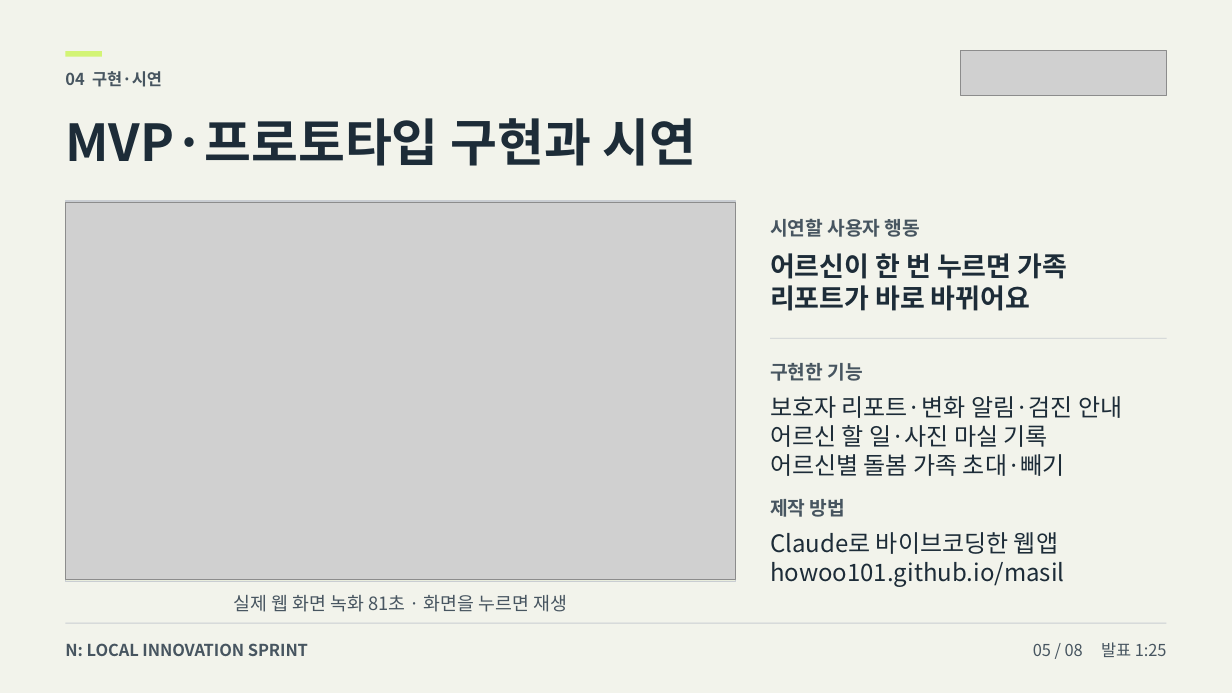
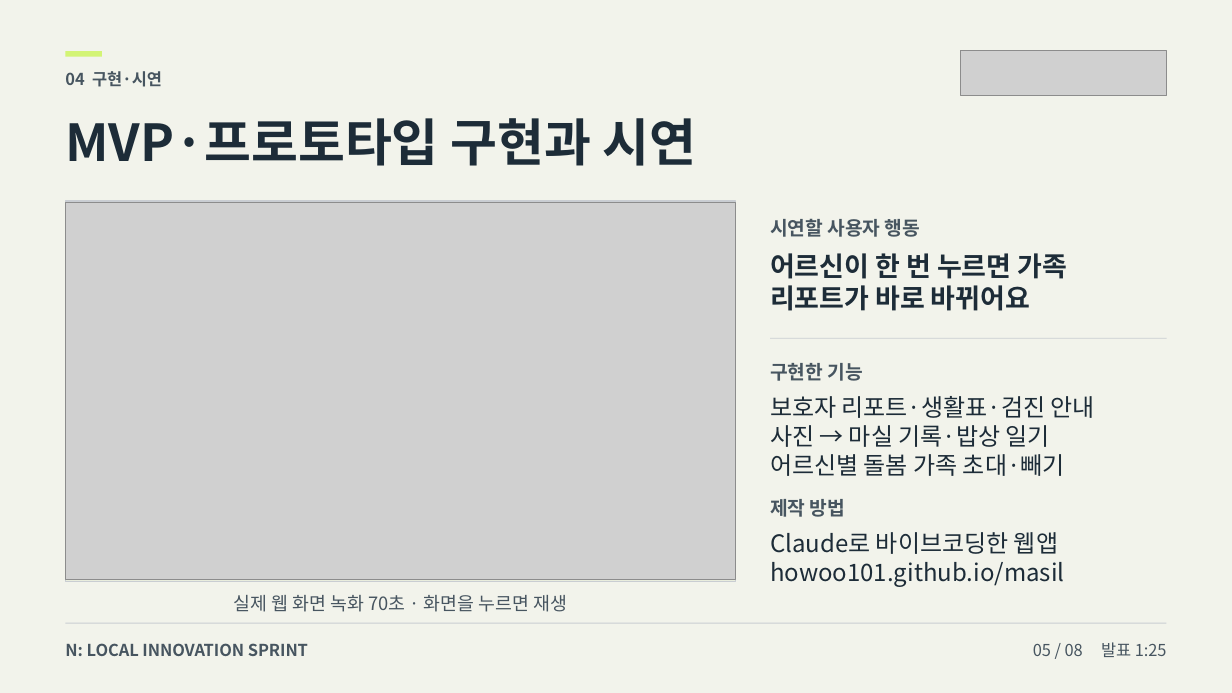
Before and after one commit to howoo101/masil, a slide deck: slide 5 of files/pitch-deck.pptx. Drawn at 1232x693 pixels with LibreOffice and Linux fonts; fonts in the diff are those of the drawing; grey boxes stand for pictures. Boxes give left, top, right and bottom in pixels: in the first picture for what was removed or moved away, otherwise in the second. Text is boxed around its words. In the diff, an @@ line names an element or a change of style, - is before the commit and + after.

```diff
--- a/files/pitch-deck.pptx
+++ b/files/pitch-deck.pptx
@@ text at [770,396,1095,447]: text changed @@
-보호자 리포트·변화 알림·검진 안내
-어르신 할 일·사진 마실 기록
+보호자 리포트·생활표·검진 안내
+사진 → 마실 기록·밥상 일기
@@ text at [234,595,567,612]: text changed @@
-실제 웹 화면 녹화 81초 · 화면을 누르면 재생
+실제 웹 화면 녹화 70초 · 화면을 누르면 재생
```
Also in this commit, not shown: 2 other files.
